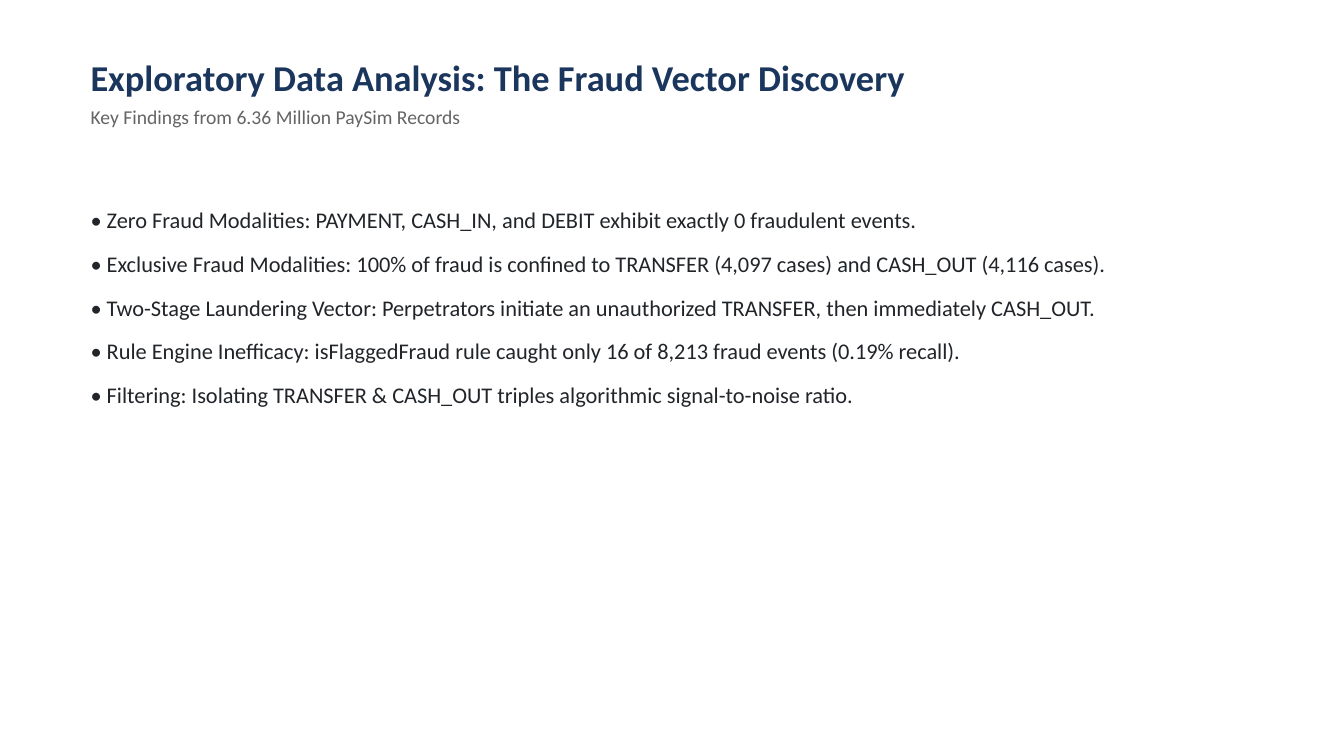
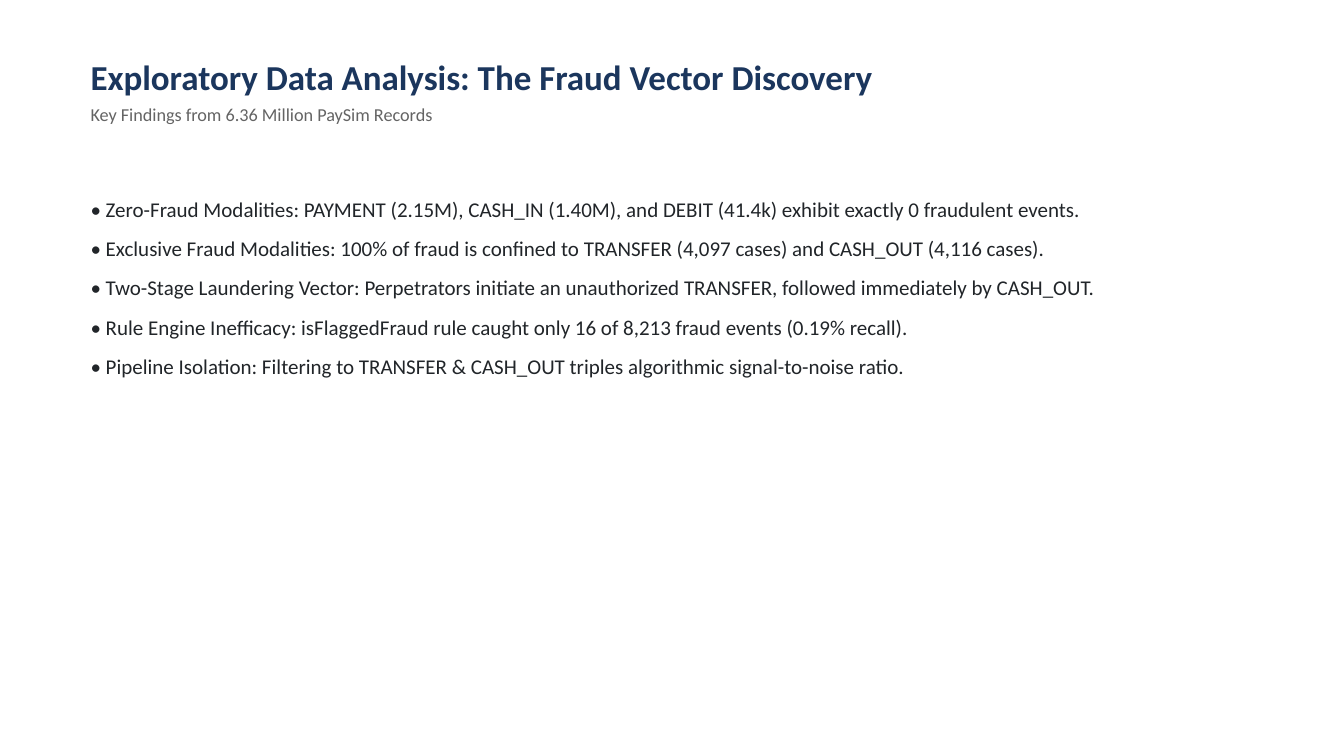
Before and after one commit to Akshayshetty742/online-payment-fraud-detection, a slide deck: slide 4 of presentation/online_payment_fraud_detection.pptx. Drawn at 1344x756 pixels with LibreOffice and Linux fonts; fonts in the diff are those of the drawing. Boxes give left, top, right and bottom in pixels: in the first picture for what was removed or moved away, otherwise in the second. Text is boxed around its words. In the diff, an @@ line names an element or a change of style, - is before the commit and + after.

```diff
--- a/presentation/online_payment_fraud_detection.pptx
+++ b/presentation/online_payment_fraud_detection.pptx
@@ text "Exploratory Data Analysis: The Fraud ..." at (91,65,873,124): size 26 to 25 pt in "Exploratory Data Analysis: The Fraud Vector Discovery"; size 14 to 13 pt in "Key Findings from 6.36 Million PaySim Records" @@
@@ text "• Zero-Fraud Modalities: PAYMENT (2.15M), ...": place and size @@
-text "• Zero-Fraud Modalities: PAYMENT (2.15M), ..." at (107,212,1105,407)
+text "• Zero-Fraud Modalities: PAYMENT (2.15M), ..." at (106,202,1094,378)
@@ text at (106,202,1079,221): text changed; size 16 to 15 pt @@
-• Zero Fraud Modalities: PAYMENT, CASH_IN, and DEBIT exhibit exactly 0 fraudulent events.
+• Zero-Fraud Modalities: PAYMENT (2.15M), CASH_IN (1.40M), and DEBIT (41.4k) exhibit exactly 0 fraudulent events.
@@ text at (106,241,1044,339): size 16 to 15 pt in "• Exclusive Fraud Modalities: 100% of fraud ...", "• Rule Engine Inefficacy: isFlaggedFraud rule caught ..."; less space between paragraphs @@
@@ text at (106,280,1094,299): text changed; size 16 to 15 pt @@
-• Two-Stage Laundering Vector: Perpetrators initiate an unauthorized TRANSFER, then immediately CASH_OUT.
+• Two-Stage Laundering Vector: Perpetrators initiate an unauthorized TRANSFER, followed immediately by CASH_OUT.
@@ text at (106,359,904,378): text changed; size 16 to 15 pt @@
-• Filtering: Isolating TRANSFER & CASH_OUT triples algorithmic signal-to-noise ratio.
+• Pipeline Isolation: Filtering to TRANSFER & CASH_OUT triples algorithmic signal-to-noise ratio.
```
Also in this commit, not shown: 10 other slides changed, 27 other files.
